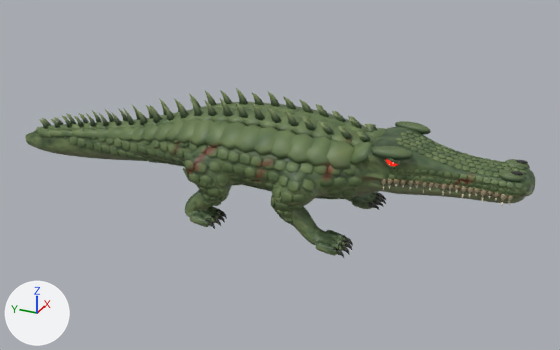
The glTF model assets/models/dinos/alpha-sarcosuchus.glb as it was, and as the next commit left it.
The view is the same before and after, from a 50 mm camera at (-19.41, -9.05, 10.95) aimed at (0.17, -0.24, 1.16). The axes (+X, +Y, +Z) are drawn at lower left. The lights are the same throughout. The first picture is the older version. Vertices at exactly the same position are counted once.

The scene before the commit, as lines of its bpy script (objects in view):
```python
me_alphasarcosuchus = bpy.data.meshes.new('AlphaSarcosuchus')
me_alphasarcosuchus.from_pydata(...)  # 30486 vertices, 58575 faces; spans x -2.1..2.1, y -7.6..9.4, z 0.1..3.7
# faces by material slot: [51095, 6192, 1288]
me_alphasarcosuchus.materials.append(mat_alphahide)
me_alphasarcosuchus.materials.append(mat_alphawet)
me_alphasarcosuchus.materials.append(mat_alphaeyeglow)
ob_alphasarcosuchus = bpy.data.objects.new('AlphaSarcosuchus', me_alphasarcosuchus)
ob_alphasarcosuchus.location = (0.0, 0.0, 0.0)
```
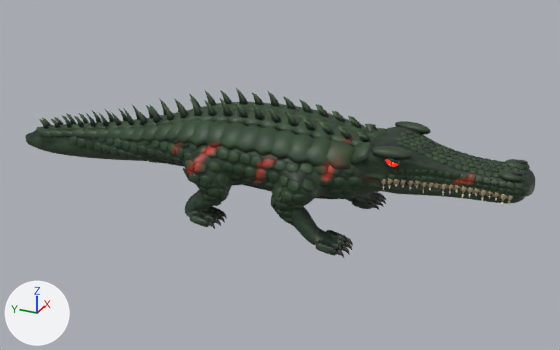
What changed in the scene script:
```text
Add mat_alphayelloweyeglow:
    mat_alphayelloweyeglow = bpy.data.materials.new('AlphaYellowEyeGlow')
    mat_alphayelloweyeglow.use_nodes = True; mat_alphayelloweyeglow.node_tree.nodes.clear()
    _N = mat_alphayelloweyeglow.node_tree.nodes; _L = mat_alphayelloweyeglow.node_tree.links
    n0 = _N.new('ShaderNodeBsdfPrincipled'); n0.name = 'Principled BSDF'
    n0.inputs[2].default_value = 0.2  # 'Roughness'
    n0.inputs[27].default_value = (1.0, 0.63, 0.015, 1.0)  # 'Emission Color', yellow #ffd021
    n0.inputs[28].default_value = 1.8  # 'Emission Strength'
    n1 = _N.new('ShaderNodeOutputMaterial'); n1.name = 'Material Output'
    n2 = _N.new('ShaderNodeVertexColor'); n2.name = 'Color Attribute'
    _L.new(n0.outputs[0], n1.inputs[0])  # 'BSDF' to 'Surface'
    _L.new(n2.outputs[0], n0.inputs[0])  # 'Color' to 'Base Color'
Change me_alphasarcosuchus:
    where me_alphasarcosuchus.from_pydata(...)  # 30486 vertices, 58575 faces; spans x -2.1..2.1, y -7.6..9.4, z 0.1..3.7
    used by ob_alphasarcosuchus; location = (0.0, 0.0, 0.0)
    me_alphasarcosuchus part 1: 3064 of 30486 vertices moved; they spanned x -1.2..1.2, y -7.3..-3.7, z 1.8..2.9 and now span x -1.2..1.2, y -7.3..-3.7, z 1.8..2.8; mean shift (0.0, -0.1, -0.1); largest move (-0.6, -7.2, 2.2) -> (1.2, -4.0, 2.8)
    me_alphasarcosuchus part 2: 52076 kept faces spanning x -2.1..2.1, y -7.6..9.4, z 0.1..3.7 get new vertex colours; the middle colour goes from dark green #61744a to dark green #2d422b
    add me_alphasarcosuchus.materials.append(mat_alphayelloweyeglow)
```

What differs and where, as boxes [x1, y1, x2, y2] in the pictures (560 x 350 px; the box of a moved part takes in the faces that stretch with it):
part 1 of me_alphasarcosuchus, moved or reshaped: before [381, 159, 528, 206]; after [381, 159, 523, 206]
part 2 of me_alphasarcosuchus, recoloured (darker): [26, 88, 535, 256] in both
